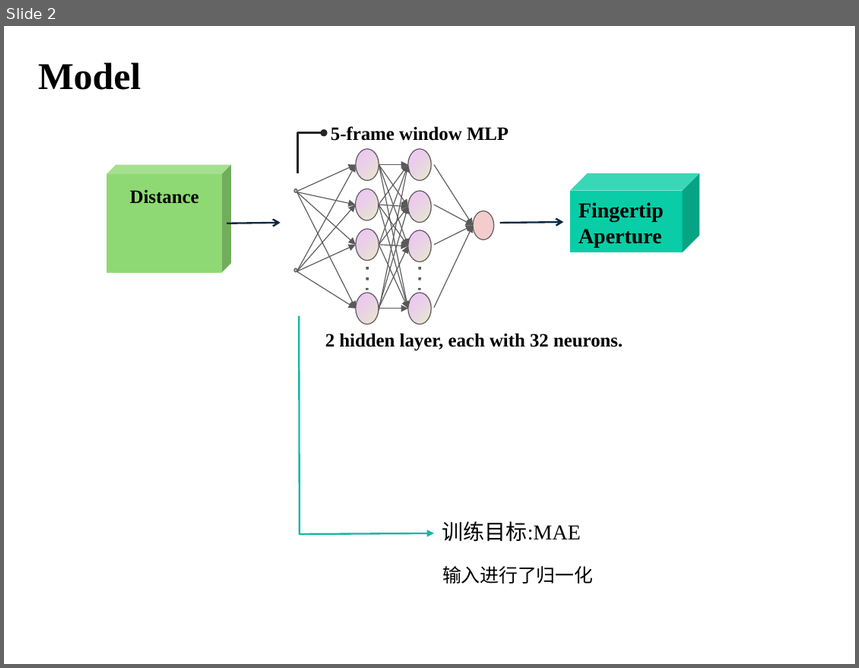
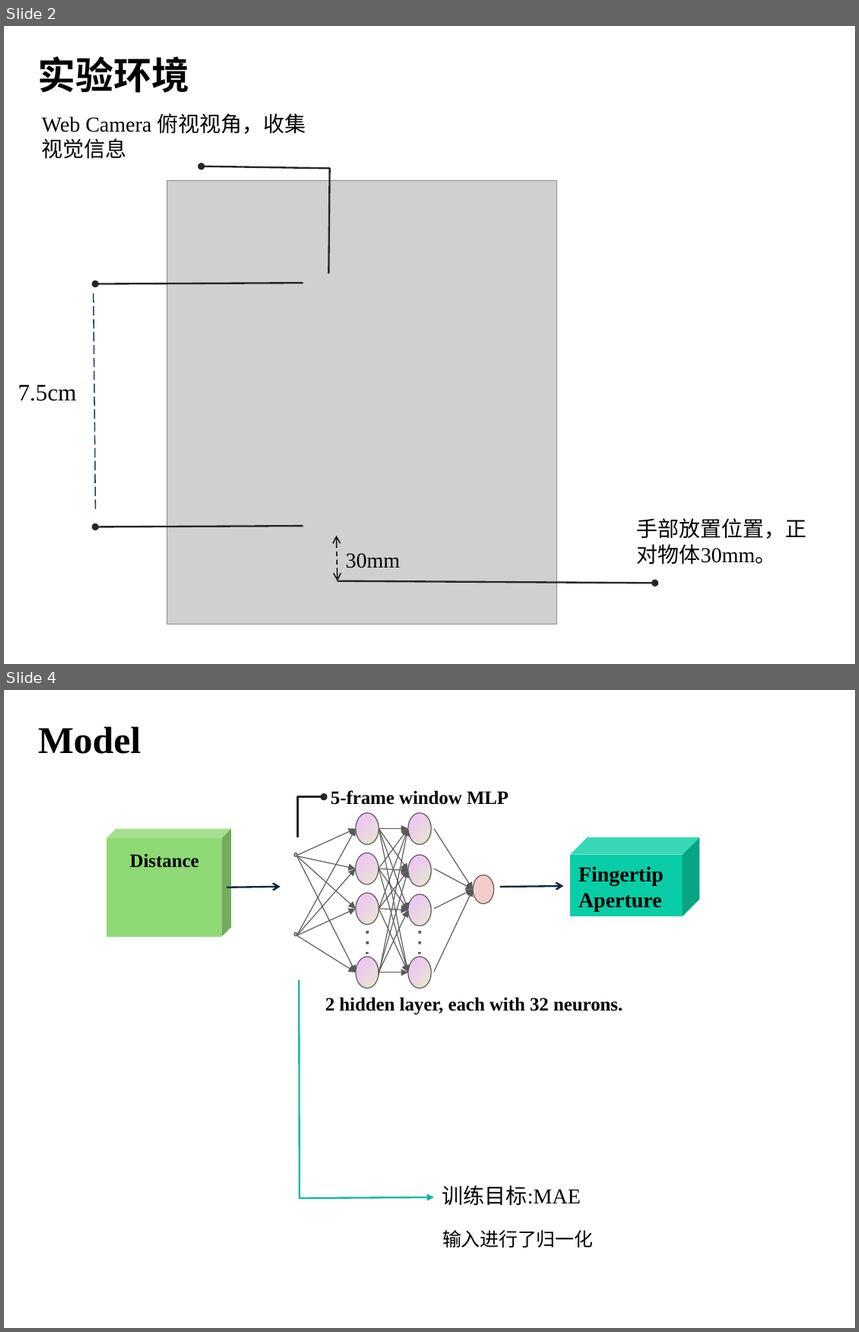
Before and after one commit to DiXiQing/Multimodal_Imitation_Learning, a slide deck: Report/Report_1019.pptx. Shown one above the other, each under a label of ours: slide 2 before the commit, slides 2 and 4 after it; the slides between them are not shown. The pictures are 859x668 and 859x1332 pixels, drawn with LibreOffice and Linux fonts; fonts in the diff are those of the drawing; grey boxes stand for pictures. Boxes give left, top, right and bottom in pixels: in the first picture for what was removed or moved away, otherwise in the second. Text is boxed around its words. In the diff, an @@ line names an element or a change of style, - is before the commit and + after.

```diff
--- a/Report/Report_1019.pptx
+++ b/Report/Report_1019.pptx
@@ slide 2 added at box(4, 26, 855, 664), background #FFFFFF @@
@@ text added at box(38, 56, 189, 93), 32 pt, text #000000, bold @@
+实验环境
@@ text added at box(42, 113, 306, 159), 18 pt, text #000000 @@
+Web Camera 俯视视角，收集视觉信息
@@ picture added at box(167, 181, 557, 625) @@
@@ freeform shape added at box(202, 167, 330, 274), outline #262626 1.5 pt @@
@@ freeform shape added at box(94, 294, 95, 512), outline #104760 1 pt dashed @@
@@ freeform shape added at box(95, 283, 303, 284), outline #262626 1.5 pt @@
@@ text added at box(18, 385, 76, 401), 20 pt, text #000000 @@
+7.5cm
@@ freeform shape added at box(95, 527, 303, 528), outline #262626 1.5 pt @@
@@ text added at box(637, 518, 807, 565), 18 pt, text #000000 @@
+手部放置位置，正对物体30mm。
@@ double arrow added from (337, 536) to (338, 581), #0D0D0D 1 pt dashed @@
@@ text added at box(346, 553, 400, 569), 18 pt, text #000000 @@
+30mm
@@ freeform shape added at box(338, 581, 655, 582), outline #262626 1.5 pt @@
@@ what was slide 2 is now slide 4 @@
```
Also in this commit, not shown: 2 other slides added, 1 slide removed.
